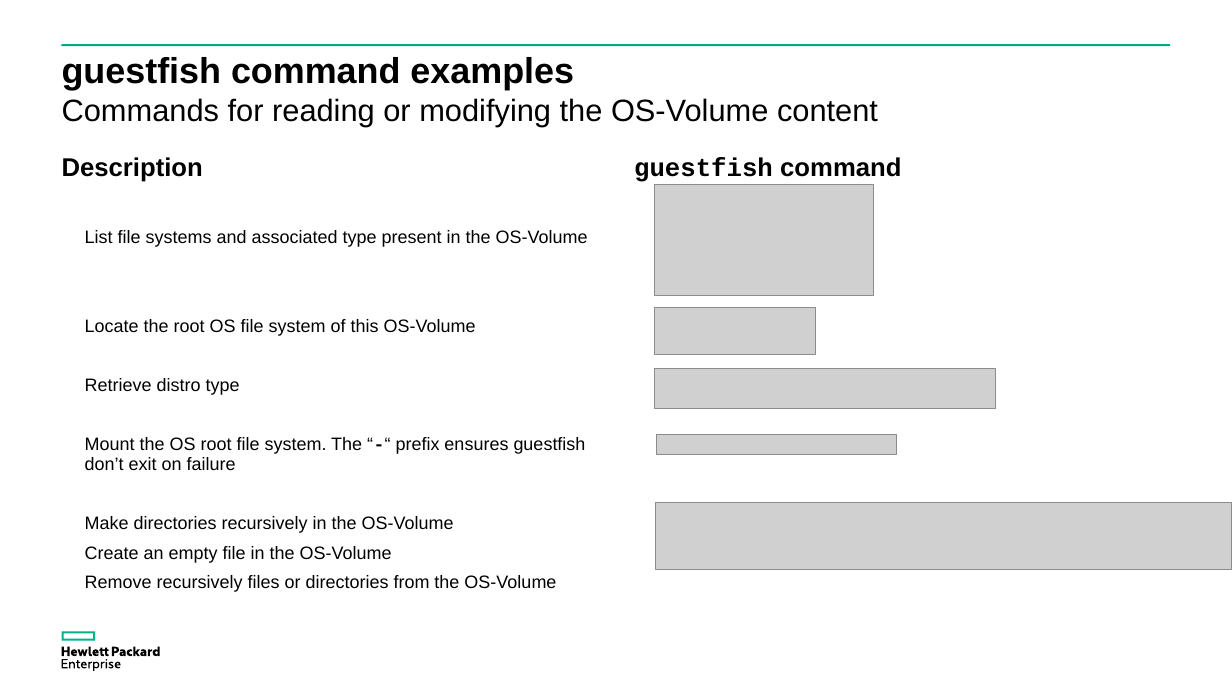
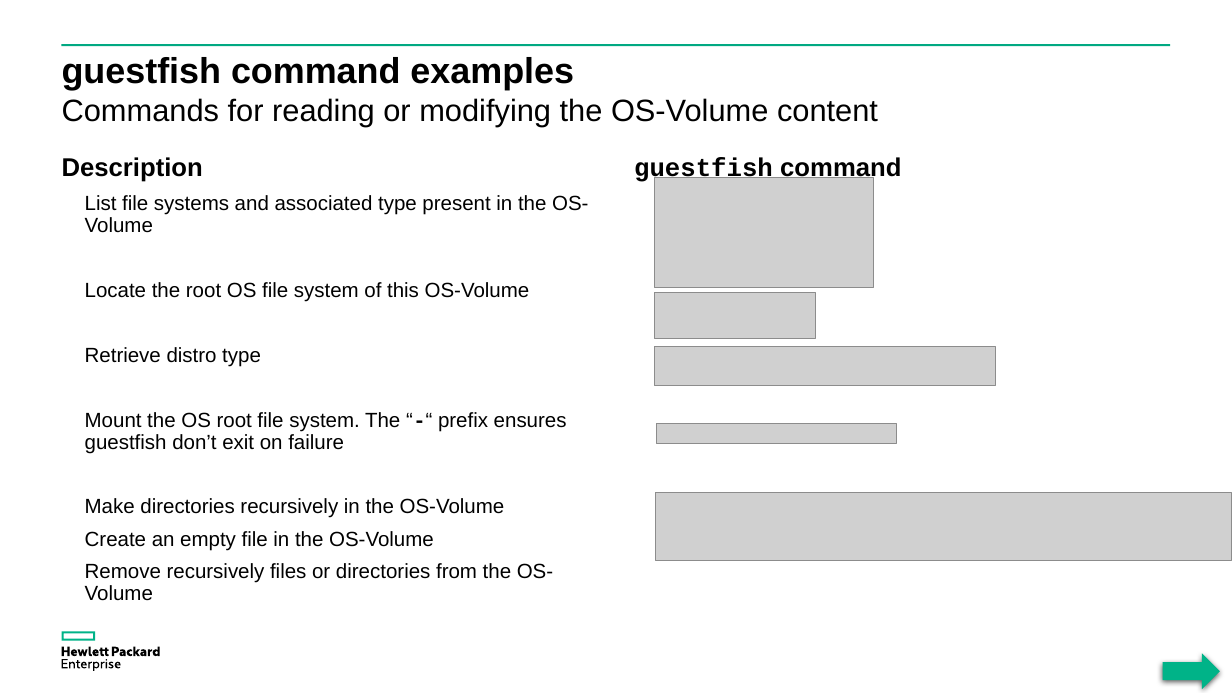
Before and after one commit to donzef/image-streamer-linux, a slide deck: slide 14 of docs/Guestfish-and-ImageStreamer.ppsx. Drawn at 1232x693 pixels with LibreOffice and Linux fonts; fonts in the diff are those of the drawing; grey boxes stand for pictures. Boxes give left, top, right and bottom in pixels: in the first picture for what was removed or moved away, otherwise in the second. Text is boxed around its words. In the diff, an @@ line names an element or a change of style, - is before the commit and + after.

```diff
--- a/docs/Guestfish-and-ImageStreamer.ppsx
+++ b/docs/Guestfish-and-ImageStreamer.ppsx
@@ text "List file systems and associated ..." at [85, 195, 588, 601]: size 14 to 16 pt @@
@@ picture: place and size @@
-picture at [654, 308, 815, 354]
+picture at [654, 293, 815, 339]
@@ picture: place and size @@
-picture at [654, 369, 995, 409]
+picture at [654, 347, 995, 386]
@@ 3 pictures: place and size @@
-3 pictures at [654, 185, 1232, 570]
+3 pictures at [654, 177, 1232, 560]
@@ right arrow added at [1163, 653, 1220, 689], fill #00B388 @@
```
Also in this commit, not shown: 22 other slides changed.
